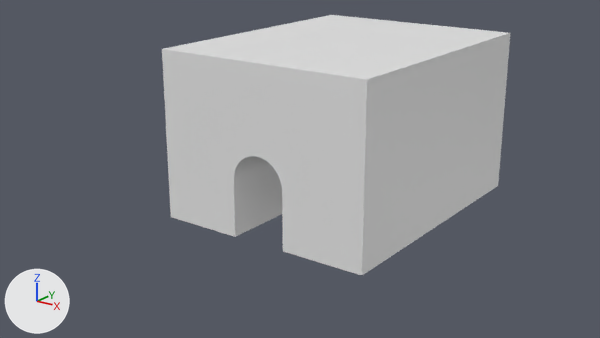
A saved change to the Blender file brick_tunnel/brick_tunnel.blend.
Camera for both pictures: the file's camera 'Camera'. Arrows for +X, +Y and +Z are at lower left; the lights stay in place.

In view in the first picture: '平面'.
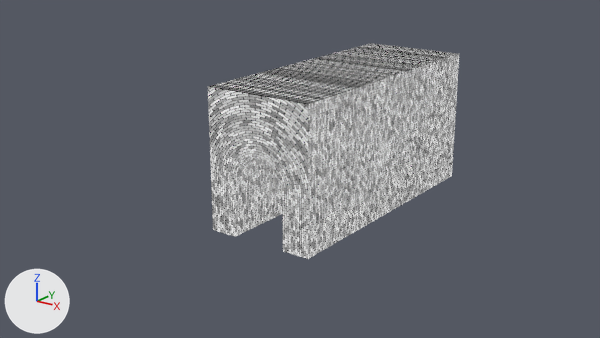
Commit message: レンガ模様作成

Changed parts and their boxes (x1, y1, x2, y2) in the pictures (600 x 338 px):
'平面', reshaped, modifiers changed (28% narrower, 17% shorter): before (162, 15, 510, 275); after (208, 43, 459, 259)

Edits to the bpy script that builds the scene:
```text
Add mat_マテリアル_003:
    mat_マテリアル_003 = bpy.data.materials.new('マテリアル.003')
    # nodes: CombineXYZ, Mapping, Math, OutputMaterial, SeparateXYZ, TexBrick, TexCoord
Add mat_マテリアル_001:
    mat_マテリアル_001 = bpy.data.materials.new('マテリアル.001')
    # nodes: Mapping, OutputMaterial, TexBrick, TexCoord
Add mat_マテリアル:
    mat_マテリアル = bpy.data.materials.new('マテリアル')
    # nodes: Mapping, OutputMaterial, TexBrick, TexCoord
Add mat_マテリアル_002:
    mat_マテリアル_002 = bpy.data.materials.new('マテリアル.002')
    # nodes: CombineXYZ, Mapping, Math, OutputMaterial, SeparateXYZ, TexBrick, TexCoord, VectorMath
Change me_平面:
    used by ob_平面; location = (0.0, 0.0, 0.0)
    remove me_平面.from_pydata(...)  # 8 vertices, 6 faces; spans x -4.0..4.0, y 0.0..10.0, z 0.0..6.0
    add me_平面.from_pydata(...)  # 150 vertices, 79 faces; spans x -2.0..2.0, y 0.0..10.0, z 0.0..5.0
    me_平面 part 1: the whole mesh is rebuilt
    add me_平面.materials.append(mat_マテリアル)
    add me_平面.materials.append(mat_マテリアル_001)
    add me_平面.materials.append(mat_マテリアル_002)
    add me_平面.materials.append(mat_マテリアル_003)
Change ob_平面:
    remove _m = ob_平面.modifiers.new('ブーリアン', 'BOOLEAN')
    remove _m.object = ob_円
    remove _m.use_self = True
```
